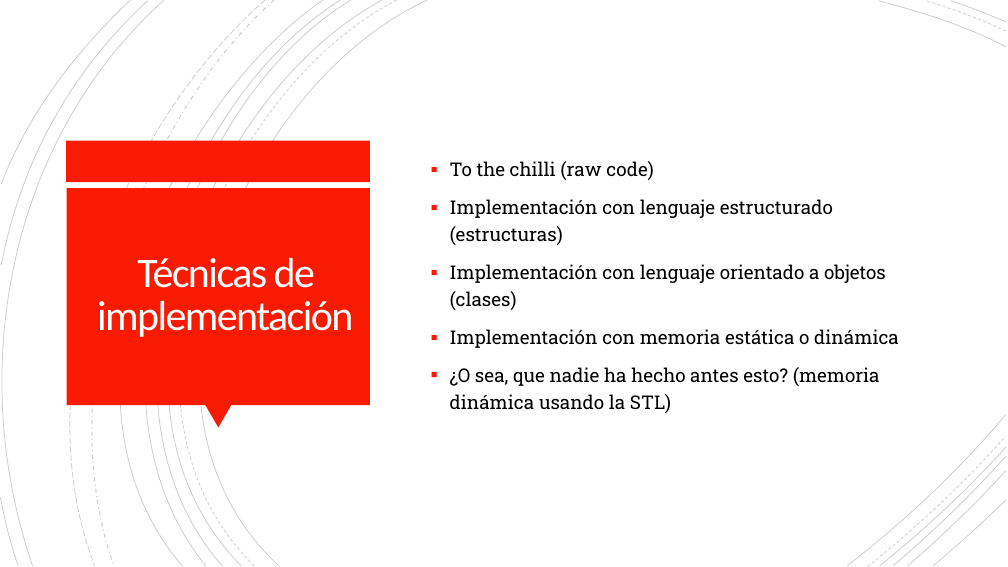
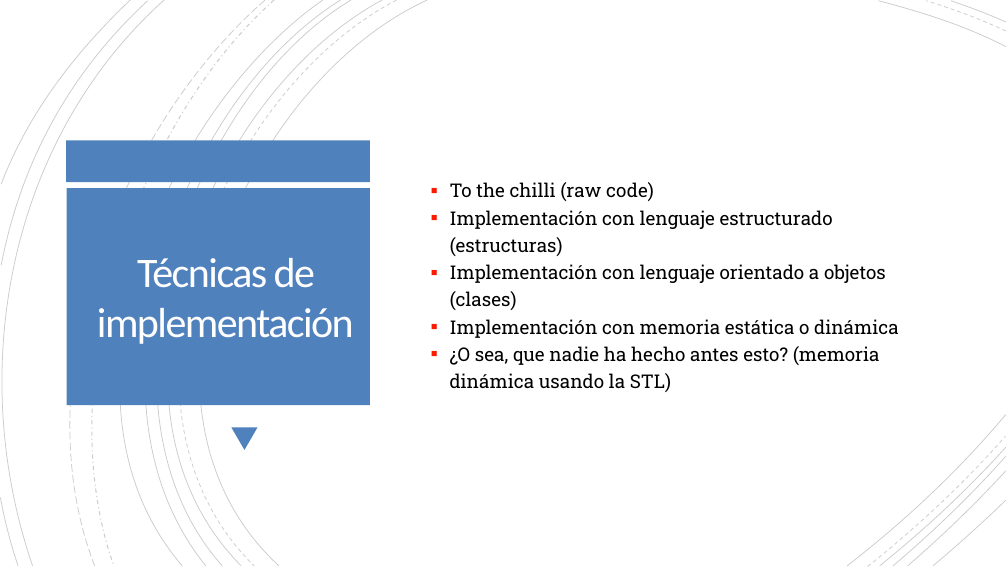
Before and after one commit to fgomezgo/learnProgramming, a slide deck: slide 2 of Session3/P2_Implementación de estructuras de datos y algortimos de.pptx. Drawn at 1008x567 pixels with LibreOffice and Linux fonts; fonts in the diff are those of the drawing. Boxes give left, top, right and bottom in pixels: in the first picture for what was removed or moved away, otherwise in the second. Text is boxed around its words. In the diff, an @@ line names an element or a change of style, - is before the commit and + after.

```diff
--- a/Session3/P2_Implementación de estructuras de datos y algortimos de.pptx
+++ b/Session3/P2_Implementación de estructuras de datos y algortimos de.pptx
@@ outline #000000 0.75 pt to #000000 0.74 pt in 9 elements at [108, 0, 427, 566], [879, 1, 1006, 47], [83, 0, 383, 566], [951, 1, 1006, 22], [83, 0, 352, 566], [40, 0, 323, 566], [0, 0, 164, 566], [2, 1, 148, 265], [2, 0, 131, 185] @@
@@ outline #000000 0.75 pt dashed to #000000 0.74 pt in 3 elements at [93, 0, 397, 566], [926, 1, 1006, 31], [22, 0, 265, 566] @@
@@ freeform shape at [49, 0, 274, 566]: outline #000000 1 pt dashed to #000000 0.99 pt @@
@@ freeform shape at [73, 0, 340, 566]: outline #000000 0.75 pt to #000000 0.74 pt; outline redrawn @@
@@ text "To the chilli (raw code)" at [450, 182, 899, 392]: less space between paragraphs @@
@@ rectangle at [67, 141, 371, 182]: fill #F81B02 to #4F81BD @@
@@ rectangle at [67, 188, 370, 405]: fill #F81B02 to #4F81BD @@
@@ text "Técnicas de implementación" at [97, 258, 354, 344]: line spacing 0.85 to 1 @@
@@ triangle: place and size @@
-triangle at [205, 405, 231, 428]
+triangle at [231, 427, 258, 450]
@@ triangle at [231, 427, 258, 450]: fill #F81B02 to #4F81BD; proportions changed @@
```
Also in this commit, not shown: 6 other slides changed, 1 other file.
